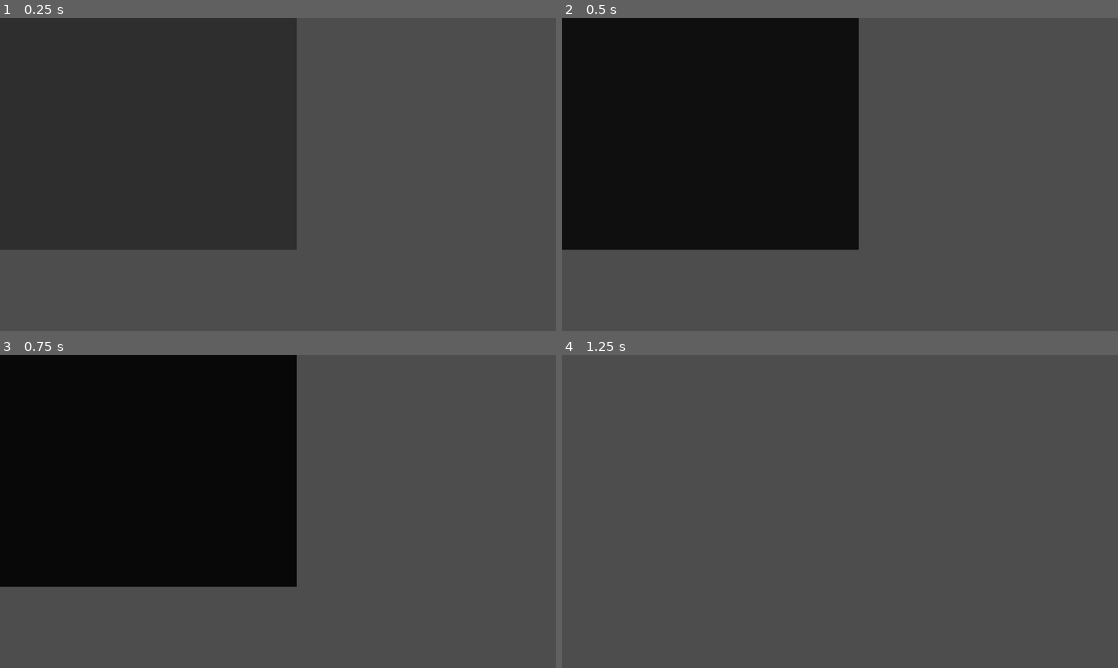
Above: before the commit, frames 1-4 (two rows, left to right).
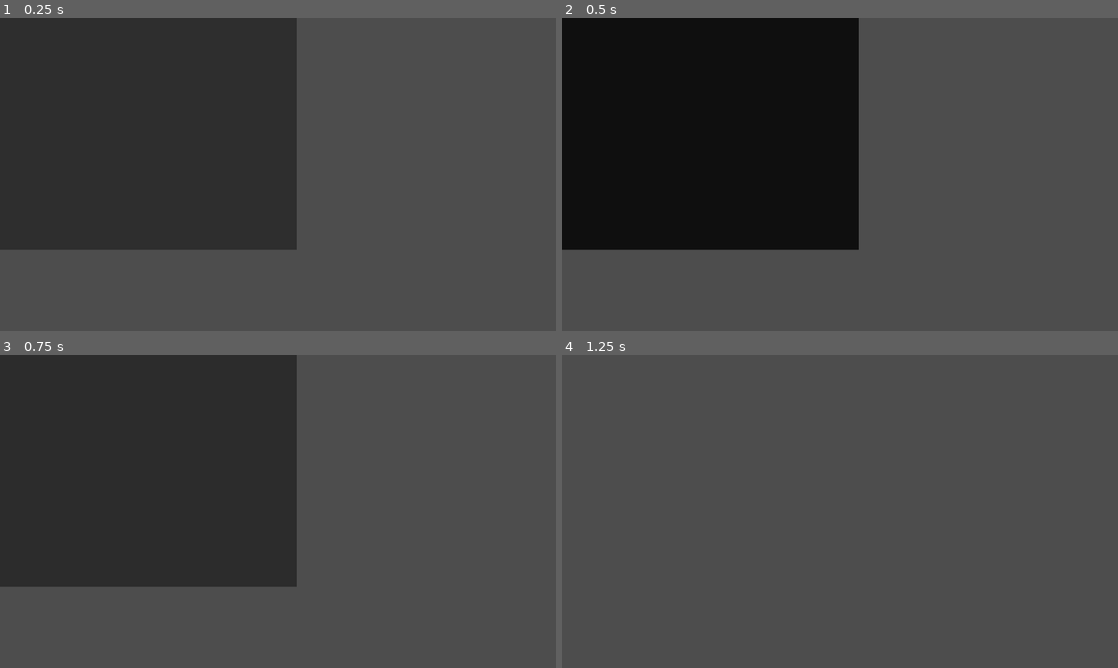
Above: after the commit, the same moments.

Repository: Bineev/crawler26
Game: Godot game, scene res://scenes/reward_panel.tscn
The game is run twice, just before and just after one commit, with the same random seed, the same clock (stepped at 60 frames per second) and the same inputs. This scene is started directly instead of the project's main scene. Sound files missing from this copy of the repository are replaced by a short silence.
Inputs (mouse positions are in pixels of both pictures, inside the frame that each line leads up to):
- Up to frame 1 (0.25 s): no input
- Up to frame 2 (0.5 s): no input
- Up to frame 3 (0.75 s): tap Enter (ui_accept) at 0.5 s; move the mouse to (400, 495) at 0.52 s; click (400, 495) at 0.67 s
- Up to frame 4 (1.25 s): tap Enter (ui_accept) at 0.77 s

Frames 1-2 are identical in both runs. In frame 3, 39% of the frame differs, in the area x 0-54%, y 0-74%; in frame 4, nothing differs.

Commit message:
correct rewards logic: cards, gold

Diff:
--- a/scripts/global/data_manager.gd
+++ b/scripts/global/data_manager.gd
@@ -39,6 +39,12 @@
 	DRAW_PER_TURN,
 	ATONEMENT,
 	MAX_ATONEMENT
+}
+
+## Типы валют
+enum CurrencyType {
+	COIN,   # внутризабеговая валюта
+	BONE,   # мета-валюта вне забега
 }
 
 enum ModifierChangeType {
@@ -649,6 +655,10 @@
 const ELITE_MINER_APPEARS_FROM_FLOOR: int = 3
 
 const REWARD_GOLD_DEFAULT : int = 10
+
+## Стартовое количество валют
+const STARTING_COINS: int = 0
+const STARTING_BONES: int = 0
 ## ============================================================
 ## РАЗМЕРЫ КОМНАТЫ
 ## ============================================================
@@ -1227,6 +1237,13 @@
 	return _card_illustrations.get(card_id, null)
 
 
+## Иконки валют
+const CURRENCY_ICONS: Dictionary = {
+	DataManager.CurrencyType.COIN: preload("res://img/icons/currency/coin.png"),
+	DataManager.CurrencyType.BONE: preload("res://img/icons/currency/bone.png"),
+}
+
+
 ## ============================================================
 ## ЦВЕТА КАРТ (КОНСТАНТЫ в HEX)
 ## ============================================================
@@ -1502,3 +1519,7 @@
 
 func get_all_cards() -> Dictionary:
 	return _cards
+
+
+func get_currency_icon(currency_type: CurrencyType) -> Texture2D:
+	return CURRENCY_ICONS.get(currency_type, null)
--- a/scripts/global/run_manager.gd
+++ b/scripts/global/run_manager.gd
@@ -7,6 +7,10 @@
 var bleed_damage_per_stack: int = DataManager.BLEED_BASE_DAMAGE_PER_STACK
 var burn_damage_per_stack: int = DataManager.BURN_BASE_DAMAGE_PER_STACK
 var regen_heal_per_stack: int = DataManager.REGEN_HEAL_PER_STACK
+
+var coins: int = DataManager.STARTING_COINS
+var bones: int = DataManager.STARTING_BONES
+
 
 func _ready():
 	initialize_run()
@@ -58,3 +62,32 @@
 	bleed_damage_per_stack = DataManager.BLEED_BASE_DAMAGE_PER_STACK
 	burn_damage_per_stack = DataManager.BURN_BASE_DAMAGE_PER_STACK
 	regen_heal_per_stack = DataManager.REGEN_HEAL_PER_STACK
+
+
+func add_coins(amount: int) -> void:
+	coins += amount
+	SignalManager.coins_changed.emit(coins)
+
+func add_bones(amount: int) -> void:
+	bones += amount
+	SignalManager.bones_changed.emit(bones)
+
+func get_coins() -> int:
+	return coins
+
+func get_bones() -> int:
+	return bones
+
+func spend_coins(amount: int) -> bool:
+	if coins >= amount:
+		coins -= amount
+		SignalManager.coins_changed.emit(coins)
+		return true
+	return false
+
+func spend_bones(amount: int) -> bool:
+	if bones >= amount:
+		bones -= amount
+		SignalManager.bones_changed.emit(bones)
+		return true
+	return false
--- a/scripts/global/signal_manager.gd
+++ b/scripts/global/signal_manager.gd
@@ -122,3 +122,6 @@
 signal remove_card(card: CardData)
 signal upgrade_card(card: CardData)
 signal add_property_to_card(card: CardData)
+
+signal coins_changed(amount: int)
+signal bones_changed(amount: int)
--- a/scripts/other/reward_content.gd
+++ b/scripts/other/reward_content.gd
@@ -4,6 +4,7 @@
 var reward_type: DataManager.RewardType
 var rewards: Array = []  # массив карт, артефактов и т.д.
 var selected_index: int = -1
+var gold_mod: int = 1  # множитель золота
 
 @onready var title_label: Label = $Title
 @onready var rewards_container: HBoxContainer = $HBoxContainer
@@ -51,7 +52,7 @@
 func _setup_title() -> void:
 	title_label.add_theme_font_override("font", DataManager.FONT_HEADERS)
 	title_label.add_theme_font_size_override("font_size", 32)
-	title_label.add_theme_color_override("font_color", DataManager.COLOR_FLESH_CAVES_ART_BG_DARK)
+	title_label.add_theme_color_override("font_color", DataManager.COLOR_MOLE_TUNNELS_ART_BG_LIGHT2)
 	title_label.horizontal_alignment = HORIZONTAL_ALIGNMENT_CENTER
 	title_label.vertical_alignment = VERTICAL_ALIGNMENT_CENTER
 
@@ -127,42 +128,53 @@
 
 	# Блокируем все кнопки
 	for child in rewards_container.get_children():
-		var button = child.get_child(-1)
+		var button = child.get_child(-1) if child.get_child_count() > 0 else null
 		if button is Button:
 			button.disabled = true
 
 	# Находим выбранный vbox
 	var selected_vbox = rewards_container.get_child(index)
 
-	# 🆕 Исчезновение заголовка
+	# 1. Заголовок исчезает (быстро)
 	var tween_title = create_tween()
-	tween_title.tween_property(title_label, "modulate", Color(1, 1, 1, 0), 0.2)
-
-	# Анимируем выбранный элемент
-	var tween = create_tween()
-	tween.set_parallel(true)
-	tween.tween_property(selected_vbox, "scale", Vector2(1.2, 1.2), 0.2).set_ease(Tween.EASE_OUT)
-
-	await get_tree().create_timer(0.3).timeout
-
-	# Убираем все остальные элементы
+	tween_title.tween_property(title_label, "modulate", Color(1, 1, 1, 0), 0.15)
+
+	# 2. Все VBox, кроме выбранного, исчезают (быстро)
 	for child in rewards_container.get_children():
 		if child != selected_vbox:
+			var tween = create_tween()
+			tween.tween_property(child, "modulate", Color(1, 1, 1, 0), 0.15)
+			await tween.finished
 			child.queue_free()
 
-	# Убираем кнопку у выбранного
-	var button = selected_vbox.get_child(-1)
+	# 3. Убираем кнопку у выбранного
+	var button = selected_vbox.get_child(-1) if selected_vbox.get_child_count() > 0 else null
 	if button is Button:
 		button.queue_free()
 
-	# Улетает вниз
-	var target_pos = selected_vbox.position + Vector2(0, 600)
-	tween = create_tween()
-	tween.set_parallel(true)
-	tween.tween_property(selected_vbox, "position", target_pos, 0.4).set_ease(Tween.EASE_IN)
-	tween.tween_property(selected_vbox, "modulate", Color(1, 1, 1, 0), 0.4)
-
-	await tween.finished
+	# 4. Выбранный VBox увеличивается и поднимается вверх
+	var start_pos = selected_vbox.position
+	var hover_pos = Vector2(start_pos.x, start_pos.y - 50)
+
+	var tween_hover = create_tween()
+	tween_hover.set_parallel(true)
+	tween_hover.tween_property(selected_vbox, "scale", Vector2(1.2, 1.2), 0.15).set_ease(Tween.EASE_OUT)
+	tween_hover.tween_property(selected_vbox, "position", hover_pos, 0.2).set_ease(Tween.EASE_OUT)
+
+	await get_tree().create_timer(0.5).timeout  # висит в воздухе 0.5 сек
+
+	# 5. Улетает вниз и исчезает
+	var target_pos = Vector2(
+		rewards_container.size.x / 2 - selected_vbox.size.x / 2,
+		rewards_container.size.y + 100
+	)
+	var tween_fly = create_tween()
+	tween_fly.set_parallel(true)
+	tween_fly.tween_property(selected_vbox, "position", target_pos, 0.3).set_ease(Tween.EASE_IN)
+	tween_fly.tween_property(selected_vbox, "scale", Vector2(0.5, 0.5), 0.3).set_ease(Tween.EASE_IN)
+	tween_fly.tween_property(selected_vbox, "modulate", Color(1, 1, 1, 0), 0.3)
+
+	await tween_fly.finished
 	selected_vbox.queue_free()
 
 	_apply_reward(index)
@@ -241,8 +253,38 @@
 	pass
 
 func _setup_gold_reward() -> void:
-	# TODO: создать UI для получения золота
-	pass
+	var gold_amount = rewards[0]
+
+	var vbox = VBoxContainer.new()
+	vbox.alignment = BoxContainer.ALIGNMENT_CENTER
+	vbox.add_theme_constant_override("separation", 20)
+
+	var hbox = HBoxContainer.new()
+	hbox.alignment = BoxContainer.ALIGNMENT_CENTER
+	hbox.add_theme_constant_override("separation", 15)
+
+	var icon = TextureRect.new()
+	icon.texture = DataManager.get_currency_icon(DataManager.CurrencyType.COIN)
+	icon.custom_minimum_size = Vector2(64, 64)
+	icon.expand_mode = TextureRect.EXPAND_FIT_WIDTH_PROPORTIONAL
+	icon.stretch_mode = TextureRect.STRETCH_KEEP_ASPECT_CENTERED
+	hbox.add_child(icon)
+
+	var gold_label = Label.new()
+	gold_label.text = "+" + str(gold_amount)
+	gold_label.add_theme_font_override("font", DataManager.FONT_HEADERS)
+	gold_label.add_theme_font_size_override("font_size", 48)
+	gold_label.add_theme_color_override("font_color", DataManager.COLOR_MOLE_TUNNELS_ART_BG_LIGHT2)
+	gold_label.horizontal_alignment = HORIZONTAL_ALIGNMENT_CENTER
+	gold_label.vertical_alignment = VERTICAL_ALIGNMENT_CENTER
+	hbox.add_child(gold_label)
+
+	vbox.add_child(hbox)
+
+	var button = _create_reward_button("reward_take_gold", 0)
+	vbox.add_child(button)
+
+	rewards_container.add_child(vbox)
 
 func _setup_remove_card_reward() -> void:
 	# TODO: создать UI для удаления карты из колоды
--- a/scripts/other/reward_panel.gd
+++ b/scripts/other/reward_panel.gd
@@ -148,8 +148,13 @@
 	pass
 
 func _create_gold_reward() -> void:
-	# TODO: создать UI для получения золота
-	pass
+	var gold_amount = DataManager.REWARD_GOLD_DEFAULT * gold_mod
+
+	var content = preload("res://scenes/reward_content.tscn").instantiate() as RewardContent
+	content.gold_mod = gold_mod
+	center_container.add_child(content)
+	content.setup(DataManager.RewardType.GOLD, [gold_amount])
+	SignalManager.reward_selected.connect(_on_reward_selected)
 
 func _create_remove_card_reward() -> void:
 	# TODO: создать UI для удаления карты из колоды
@@ -170,10 +175,12 @@
 	_show_current_reward()
 
 func _animate_final_out():
-	# Затемняем и закрываем панель
+	# Оттемняем и закрываем панель
 	var tween = create_tween()
-	tween.tween_property(dark_overlay, "color:a", 1.0, 0.5)
+	tween.tween_property(dark_overlay, "color:a", 0.0, 0.5)
 	await tween.finished
+
+	SignalManager.getting_all_rewards.emit()
 	queue_free()
 
 func _animate_in():
Binary file added: img/icons/currency/bone.png
Not shown, added: img/icons/currency/bone.png.import
Binary file added: img/icons/currency/coin.png
Not shown, added: img/icons/currency/coin.png.import
